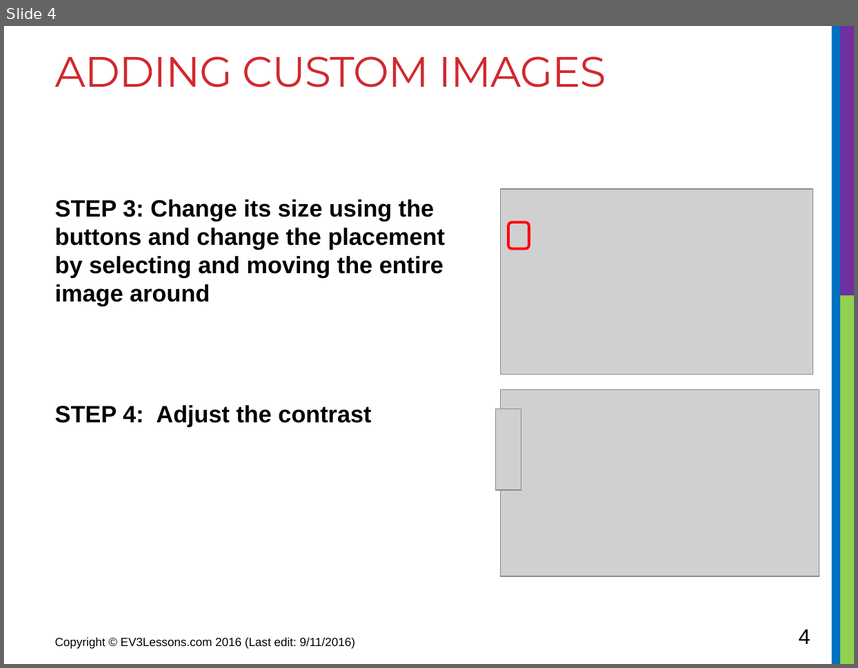
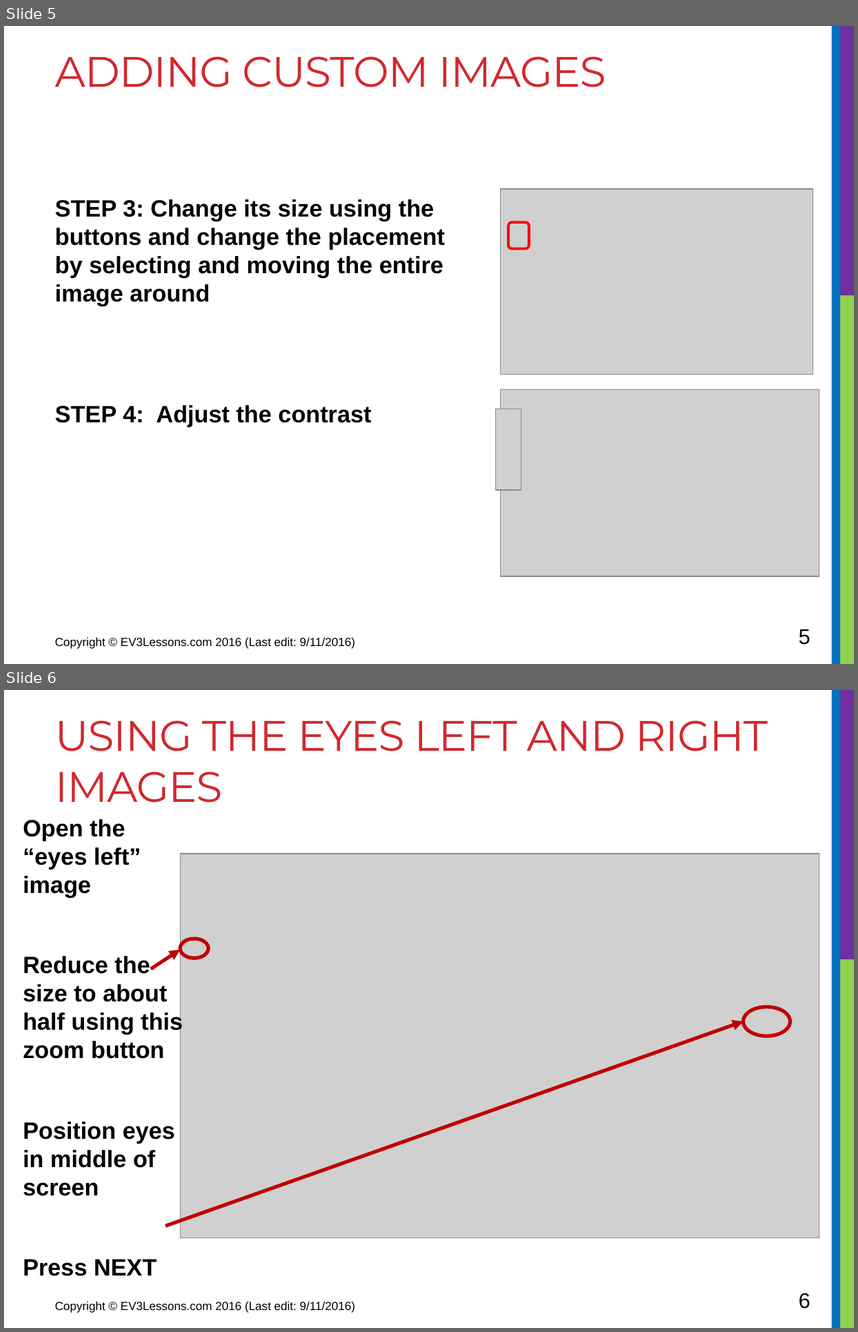
Before and after one commit to transfer99/transfer99.github.io, a slide deck: 15lego/CustomImagesSounds.pptx. Shown one above the other, each under a label of ours: slide 4 before the commit, slides 5 and 6 after it. The pictures are 858x668 and 858x1332 pixels, drawn with LibreOffice and Linux fonts; fonts in the diff are those of the drawing; grey boxes stand for pictures. Boxes give left, top, right and bottom in pixels: in the first picture for what was removed or moved away, otherwise in the second. Text is boxed around its words. In the diff, an @@ line names an element or a change of style, - is before the commit and + after.

Commit message:
complete NXT lesson 5
complete NXT lesson 5

```diff
--- a/15lego/CustomImagesSounds.pptx
+++ b/15lego/CustomImagesSounds.pptx
@@ slide 6 added at (4,690,854,1328), background #FFFFFF; not listed: 3 template elements that a slide beside it also shows @@
@@ title added at (55,720,768,802), 36 pt, text #D1282E @@
+USING THE EYES LEFT AND RIGHT IMAGES
@@ text added at (23,819,183,1276), 20 pt, text #000000, bold @@
+Open the “eyes left” image
+Reduce the size to about half using this zoom button
+Position eyes in middle of screen
+Press NEXT
@@ picture added at (180,854,819,1237) @@
@@ arrow added from (151, 969) to (180, 949), #C00000 3 pt @@
@@ ellipse added at (180,938,208,958), outline #C00000 3 pt @@
@@ ellipse added at (744,1006,791,1035), outline #C00000 3 pt @@
@@ arrow added from (165, 1225) to (744, 1021), #C00000 3 pt @@
@@ text added at (55,1301,355,1312), 10 pt, text #000000 @@
+Copyright © EV3Lessons.com 2016 (Last edit: 9/11/2016)
@@ page number added at (799,1292,811,1308), 18 pt, text #000000 @@
+6
@@ what was slide 4 is now slide 5 @@
@@ page number at (799,628,811,644): text changed @@
-4
+5
```
Also in this commit, not shown: 4 other slides added, 9 other files.
